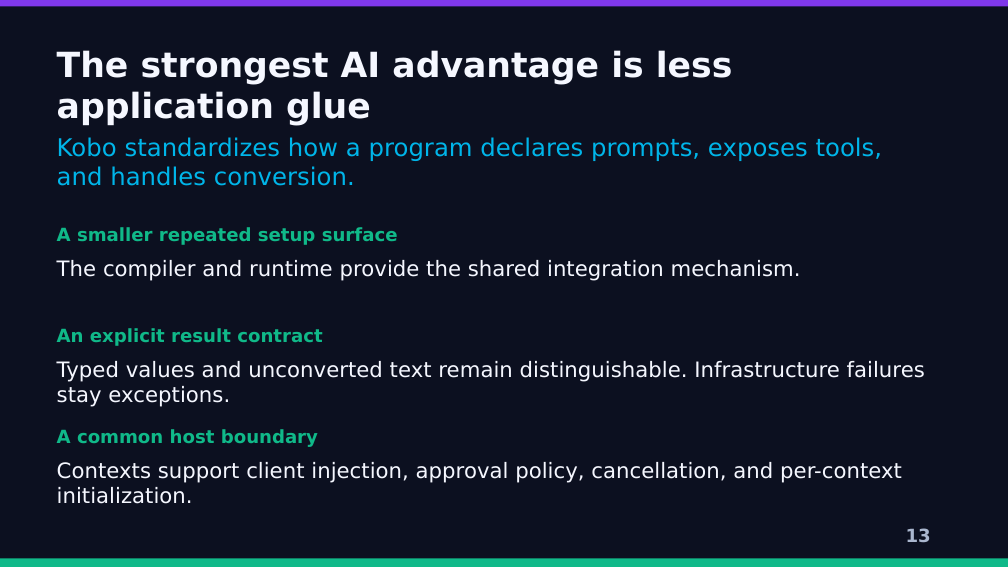
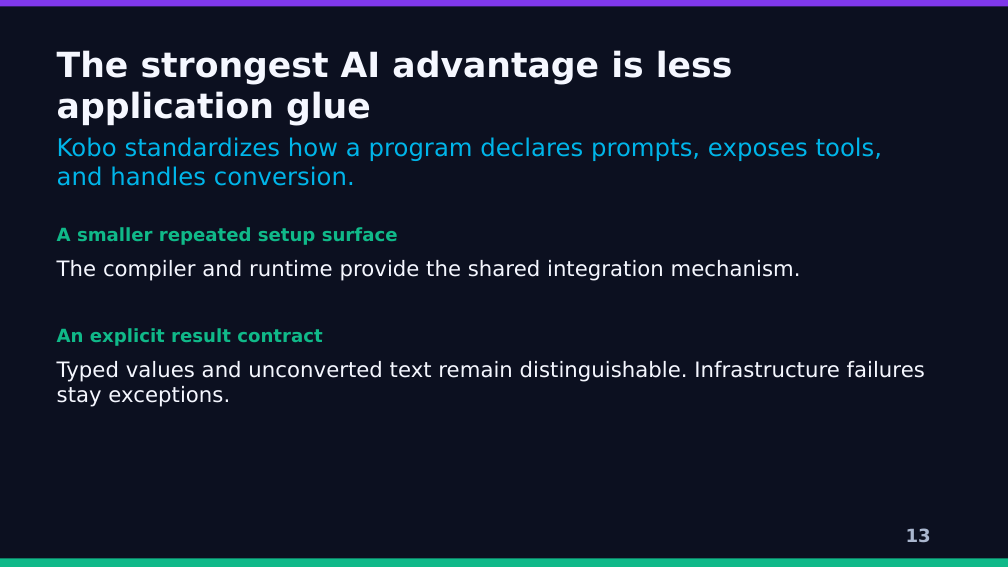
Before and after one commit to thinkmine/Kobo, a slide deck: slide 15 of Why-Kobo.pptx. Drawn at 1008x567 pixels with LibreOffice and Linux fonts; fonts in the diff are those of the drawing; background and template pictures are left out. Boxes give left, top, right and bottom in pixels: in the first picture for what was removed or moved away, otherwise in the second. Text is boxed around its words. In the diff, an @@ line names an element or a change of style, - is before the commit and + after.

```diff
--- a/Why-Kobo.pptx
+++ b/Why-Kobo.pptx
@@ text removed at (x1=57, y1=429, x2=318, y2=447) @@
-A common host boundary
@@ text removed at (x1=57, y1=462, x2=902, y2=504) @@
-Contexts support client injection, approval policy, cancellation, and per-context initialization.
```
Also in this commit, not shown: 2 other slides changed, 1 slide removed, 18 other files.
